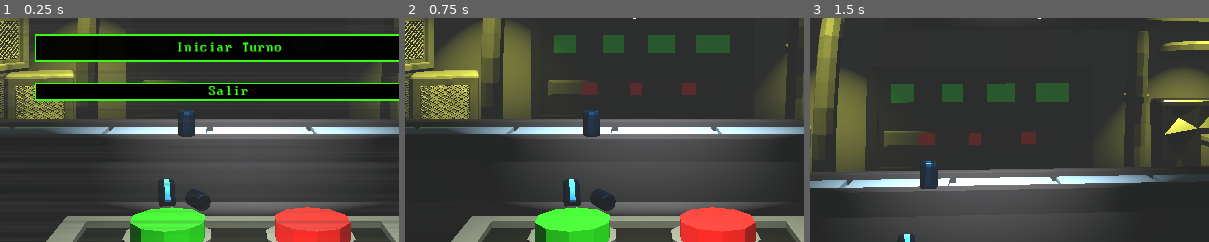
Above: before the commit, frames 1-3 (left to right).
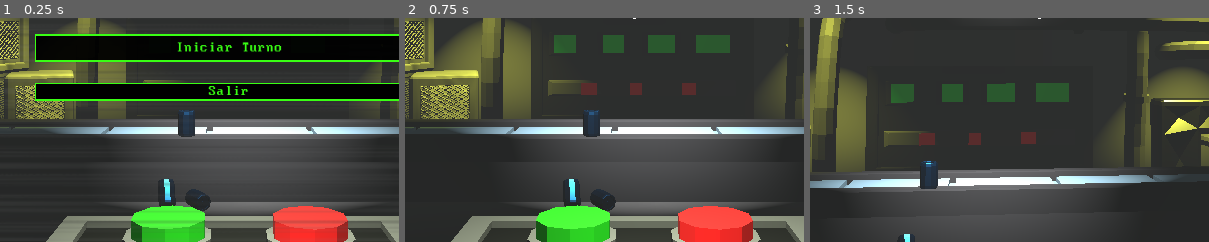
Above: after the commit, the same moments.

Repository: deffeu1/falla-de-orden
Game: Godot game, scene res://Escenas/MenuPrincipal.tscn
The game is run twice, just before and just after one commit, with the same random seed, the same clock (stepped at 60 frames per second) and the same inputs.
Inputs (mouse positions are % of the whole screen's width and height, from its top left):
- Up to frame 1 (0.25 s): no input
- Up to frame 2 (0.75 s): click "Iniciar Turno" at 0.5 s
- Up to frame 3 (1.5 s): tap Enter at 1.25 s; move the mouse to (55, 50) at 1.27 s; click (55, 50) at 1.42 s
The pictures show only the part of the screen within x 21-71%, y 50-100%; the shares and areas given below are measured in that part.

The runs differ from the first frame. In frame 1, 0.9% of the frame differs, in the area x 32-88%, y 83-100%; in frame 2, 0.9%; in frame 3, nothing differs.

Commit message:
animacion atril

Diff:
--- a/Escenas/main.tscn
+++ b/Escenas/main.tscn
@@ -107,21 +107,21 @@
 transform = Transform3D(-6.9938224e-08, 0, -1.6, 0, 1.6, 0, 1.6, 0, -6.9938224e-08, 18.233273, 1.4395933, 0.52483606)
 
 [node name="Boton_Rojo" parent="atril" index="1" unique_id=677150779]
-transform = Transform3D(0.9083024, 0, -1.0658141e-14, 0, 1, 0, 0, 0, 0.93593544, -0.6205478, 1.6476258, -0.054224014)
+transform = Transform3D(0.9083024, 0, -1.0658141e-14, 0, 1, 0, 0, 0, 0.93593544, -0.60895723, 1.6476258, -0.009184837)
 
 [node name="AreaRojo" type="Area3D" parent="atril/Boton_Rojo" index="0" unique_id=485818949]
 
 [node name="CollisionShape3D" type="CollisionShape3D" parent="atril/Boton_Rojo/AreaRojo" unique_id=1318334021]
-transform = Transform3D(1.0000007, 0, 7.1054274e-15, 0, 1.0000007, 0, -2.4868996e-14, 0, 1, -0.017169267, -0.08248544, -0.116493225)
+transform = Transform3D(1.0000013, 0, 7.1054274e-15, 0, 1.0000013, 0, -3.5527137e-14, 0, 1, 0.0096723735, -0.08248544, -0.1403389)
 shape = SubResource("BoxShape3D_crgrh")
 
 [node name="Boton_Verde" parent="atril" index="2" unique_id=1472810766]
-transform = Transform3D(0.9083024, 0, -7.1054274e-15, 0, 1, 0, 0, 0, 0.93593544, 0.52776974, 1.6476258, -0.057614326)
+transform = Transform3D(0.9083024, 0, -1.0658141e-14, 0, 1, 0, 0, 0, 0.93593544, 0.5278015, 1.6476258, 0.00017929077)
 
 [node name="AreaVerde" type="Area3D" parent="atril/Boton_Verde" index="0" unique_id=1578131740]
 
 [node name="CollisionShape3D" type="CollisionShape3D" parent="atril/Boton_Verde/AreaVerde" unique_id=1050945133]
-transform = Transform3D(1.0000005, 0, 7.1054274e-15, 0, 1.0000005, 0, -1.4210855e-14, 0, 1, 0, -0.08495426, -0.09370613)
+transform = Transform3D(1.0000008, 0, 7.1054274e-15, 0, 1.0000008, 0, -2.842171e-14, 0, 1, -0.0131595135, -0.08495426, -0.15739536)
 shape = SubResource("BoxShape3D_s2ilj")
 
 [connection signal="timeout" from="Timer" to="." method="_on_timer_timeout"]
--- a/scripts/main.gd
+++ b/scripts/main.gd
@@ -44,6 +44,10 @@
 # --- SEÑAL DEL BOTÓN VERDE (DEJAR PASAR) ---
 func _on_boton_verde_area_3d_input_event(camera, event, event_position, normal, shape_idx):
 	if event is InputEventMouseButton and event.button_index == MOUSE_BUTTON_LEFT and event.pressed:
+
+		# 🎬 ANIMACIÓN: Apunta correctamente a través del nodo "atril"
+		animar_boton($atril/Boton_Verde)
+
 		if robot_actual and is_instance_valid(robot_actual):
 			print("🟢 Botón VERDE presionado: Dejando pasar robot...")
 
@@ -58,7 +62,6 @@
 			robot_actual = null # Puesto libre para el que viene atrás
 
 			# ─── REANUDAR FÁBRICA ───
-			# Como liberamos un puesto, nos aseguramos de que el Timer vuelva a arrancar
 			if timer and timer.is_stopped():
 				print("♻️ Espacio liberado en la fila. Reanudando Timer...")
 				timer.start()
@@ -67,6 +70,10 @@
 # --- SEÑAL DEL BOTÓN ROJO (DESTRUIR) ---
 func _on_boton_rojo_area_3d_input_event(camera, event, event_position, normal, shape_idx):
 	if event is InputEventMouseButton and event.button_index == MOUSE_BUTTON_LEFT and event.pressed:
+
+		# 🎬 ANIMACIÓN: Apunta correctamente a través del nodo "atril"
+		animar_boton($atril/Boton_Rojo)
+
 		if robot_actual and is_instance_valid(robot_actual):
 			print("🔴 Botón ROJO presionado: Activando trampa de destrucción...")
 
@@ -74,7 +81,6 @@
 			robot_actual = null # Puesto libre
 
 			# ─── REANUDAR FÁBRICA ───
-			# El robot explotó, por ende la cola bajó a 3. Arrancamos el Timer.
 			if timer and timer.is_stopped():
 				print("♻️ Espacio liberado por destrucción. Reanudando Timer...")
 				timer.start()
@@ -85,3 +91,35 @@
 	if body is CharacterBody3D:
 		print("Robot viejo removido del mapa al llegar al final.")
 		body.queue_free()
+
+
+# Variable nueva para recordar la posición original real de los botones de fábrica
+var posiciones_originales : Dictionary = {}
+
+# --- FUNCIÓN: ANIMACIÓN DE FEEDBACK VISUAL (CORREGIDA ANTI-CLICKS RÁPIDOS) ---
+func animar_boton(nodo_boton: Node3D):
+	if not nodo_boton:
+		return
+
+	# 1. Si es la primera vez que clickeamos este botón, guardamos su posición verdadera de fábrica
+	if not posiciones_originales.has(nodo_boton):
+		posiciones_originales[nodo_boton] = nodo_boton.position
+
+	var pos_original = posiciones_originales[nodo_boton]
+
+	# 2. SISTEMA ANTI-SPAM: Buscamos si el botón ya tiene un Tween corriendo y lo destruimos
+	# Esto evita que el botón se quede "trabado" abajo si lo clickeás muchas veces seguidas
+	var tween_viejo = nodo_boton.get_meta("mi_tween", null)
+	if tween_viejo and tween_viejo.is_valid():
+		tween_viejo.kill() # Matamos la animación anterior a mitad de camino
+
+	# 3. Creamos la nueva animación limpia
+	var tween = create_tween()
+	nodo_boton.set_meta("mi_tween", tween) # Guardamos este tween en el botón para poder matarlo si hay otro click
+
+	# Calculamos el hundimiento siempre en base a la posición original real
+	var pos_hundido = pos_original + Vector3(0, -0.1, 0)
+
+	# Ejecutamos el hundimiento rápido y el regreso elástico forzado a la posición de fábrica
+	tween.tween_property(nodo_boton, "position", pos_hundido, 0.3).set_trans(Tween.TRANS_CUBIC).set_ease(Tween.EASE_OUT)
+	tween.tween_property(nodo_boton, "position", pos_original, 0.15).set_trans(Tween.TRANS_BACK).set_ease(Tween.EASE_OUT)
